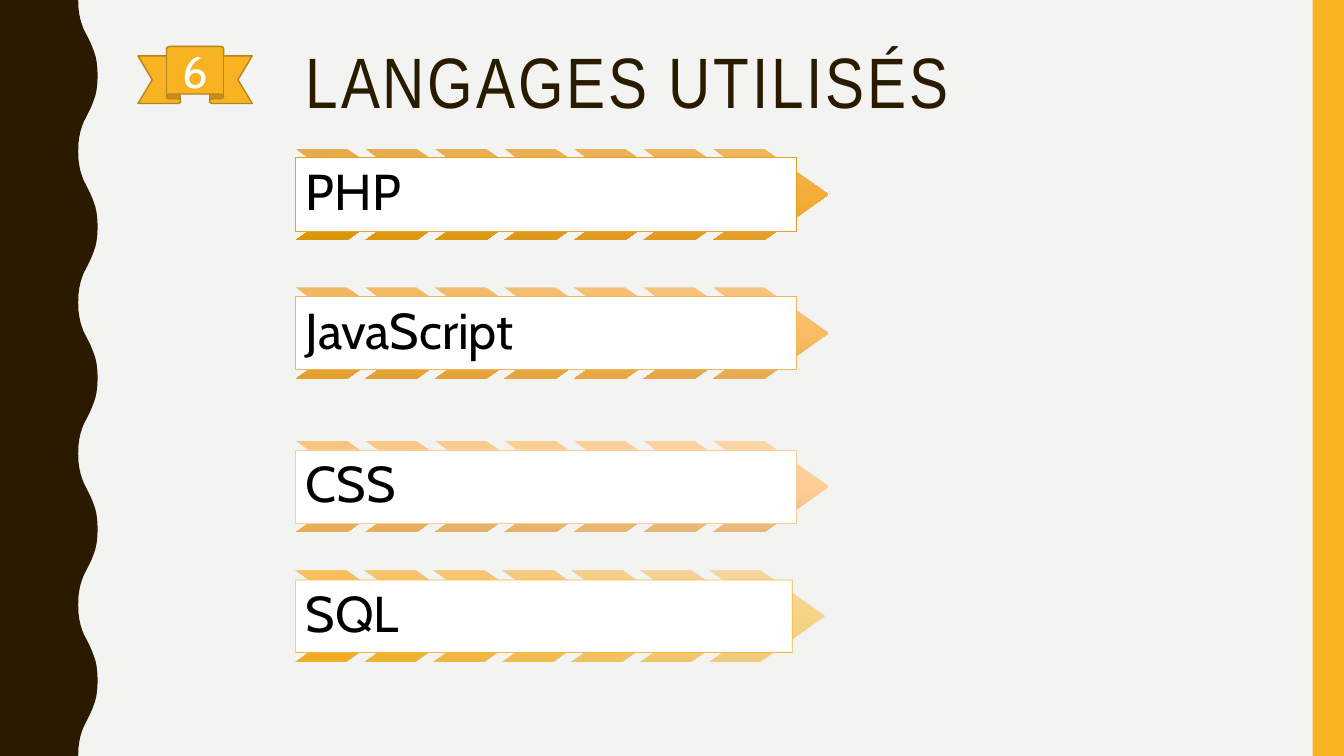
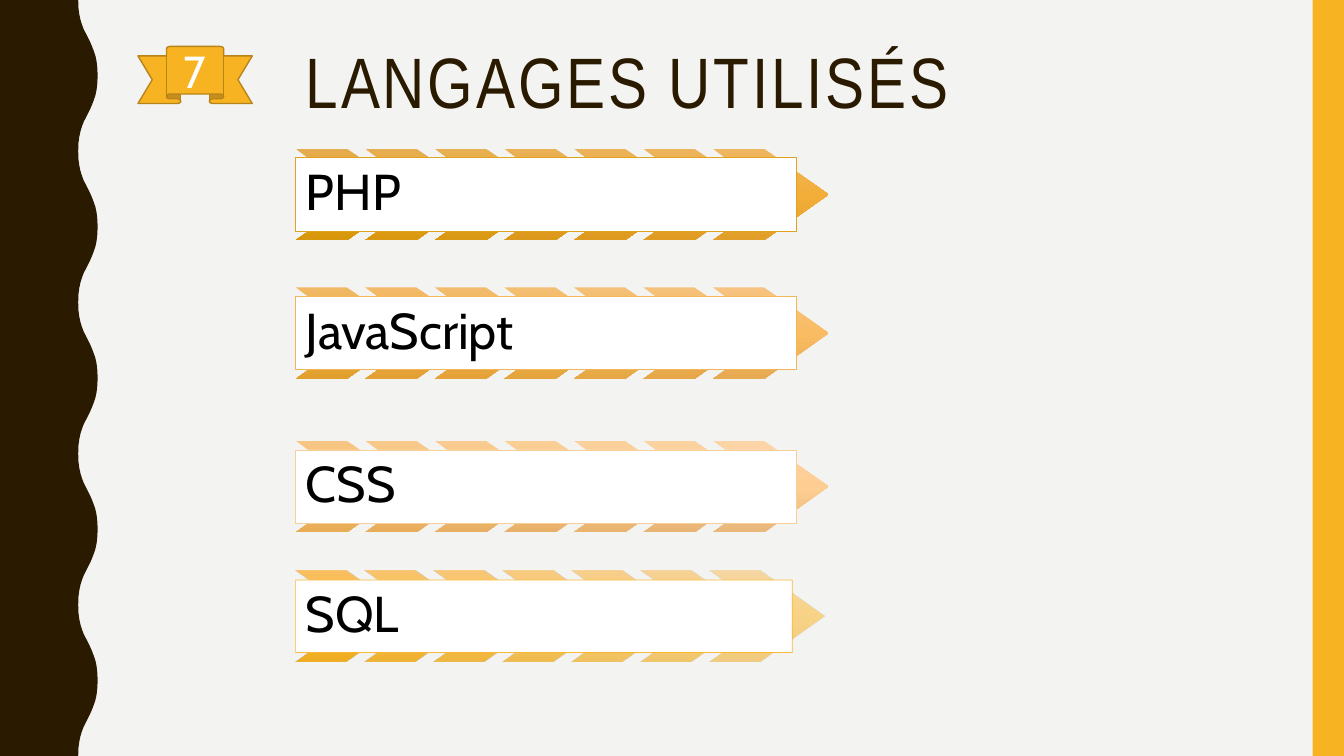
Before and after one commit to DinaBELRHAZI/Parking, a slide deck: slide 10 of maquette/Attribution des places de parking.pptx (slide 8 before the commit). Drawn at 1344x756 pixels with LibreOffice and Linux fonts; fonts in the diff are those of the drawing. Boxes give left, top, right and bottom in pixels: in the first picture for what was removed or moved away, otherwise in the second. Text is boxed around its words. In the diff, an @@ line names an element or a change of style, - is before the commit and + after.

```diff
--- a/maquette/Attribution des places de parking.pptx
+++ b/maquette/Attribution des places de parking.pptx
@@ text in ribbon at bbox=[184, 56, 206, 98]: text changed @@
-6
+7
```
Also in this commit, not shown: 2 other slides changed, 2 slides added, 1 other file.
